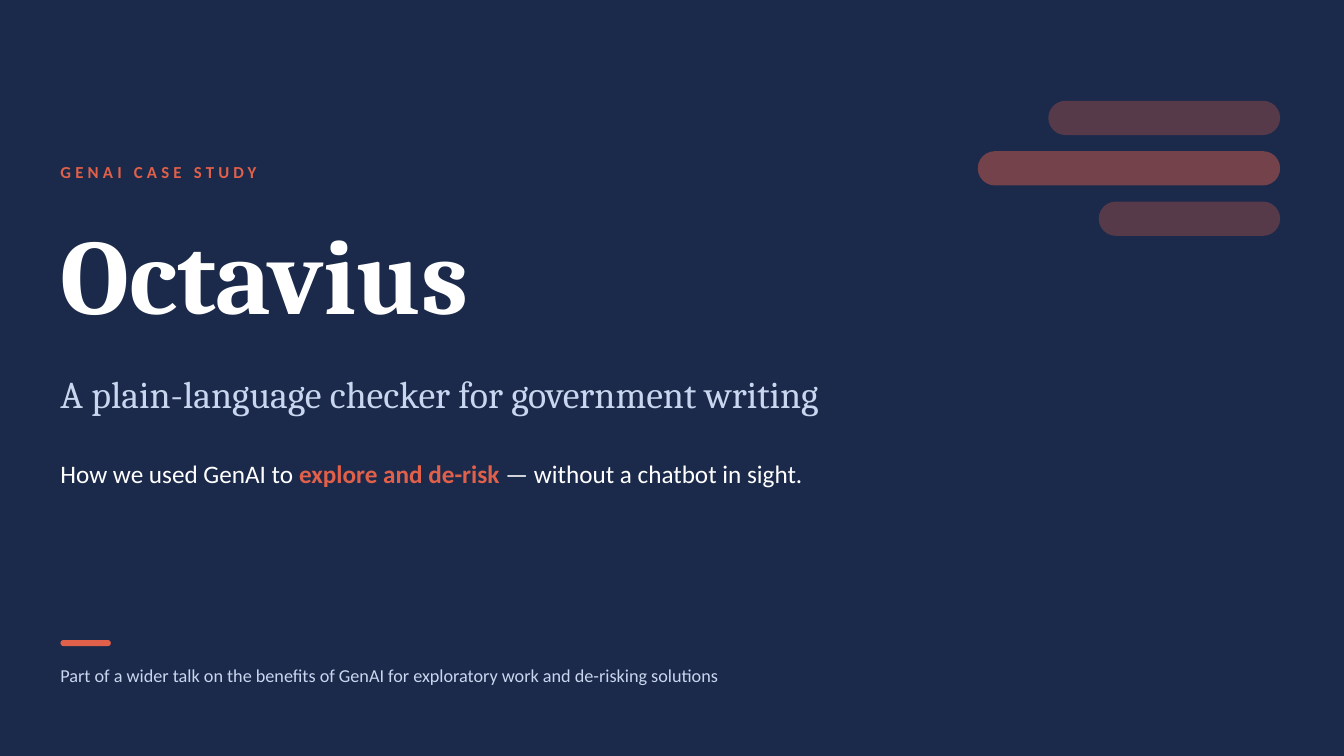
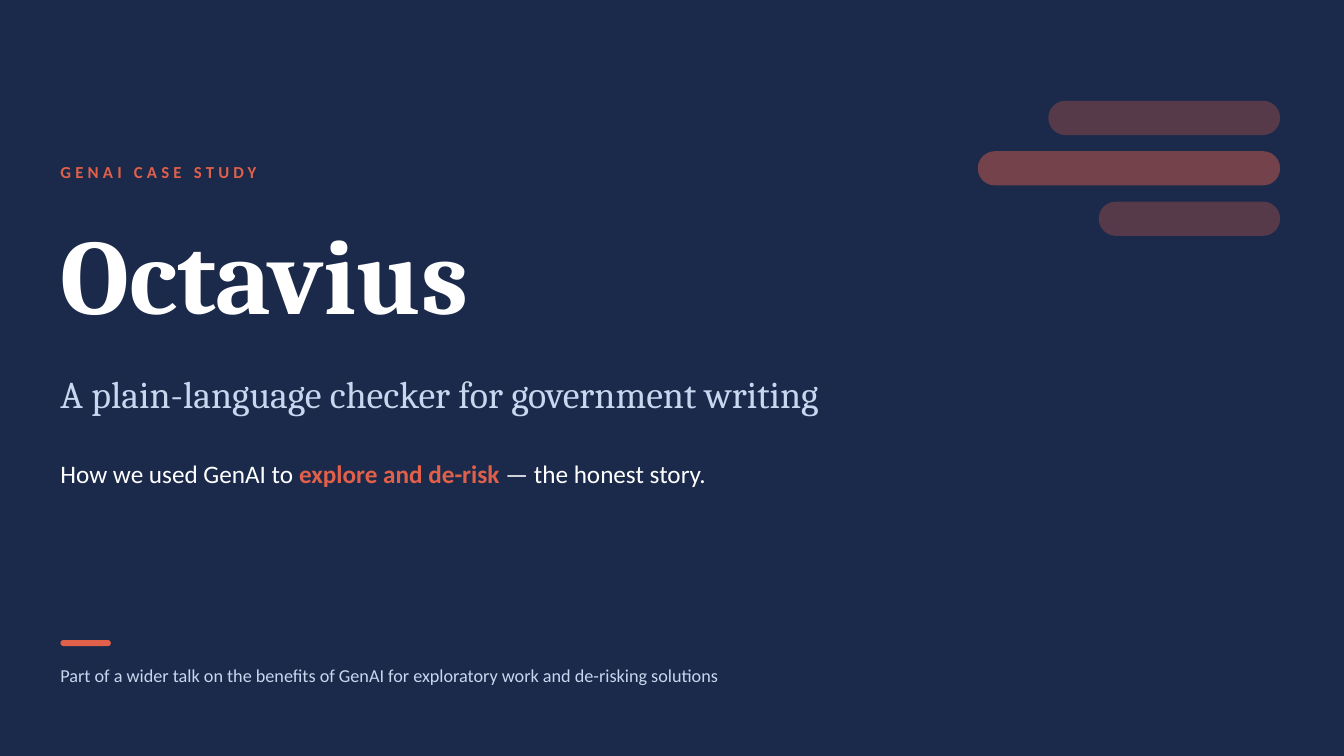
Before and after one commit to Thomas-Amann-IPAustralia/Octavius, a slide deck: slide 1 of Octavius_How_It_Works.pptx. Drawn at 1344x756 pixels with LibreOffice and Linux fonts; fonts in the diff are those of the drawing. Boxes give left, top, right and bottom in pixels: in the first picture for what was removed or moved away, otherwise in the second. Text is boxed around its words. In the diff, an @@ line names an element or a change of style, - is before the commit and + after.

```diff
--- a/Octavius_How_It_Works.pptx
+++ b/Octavius_How_It_Works.pptx
@@ text at <box>60,465,706,487</box>: text changed @@
-How we used GenAI to explore and de-risk — without a chatbot in sight.
+How we used GenAI to explore and de-risk — the honest story.
```
Also in this commit, not shown: 7 other slides changed, 8 slides added, 2 slides removed.
